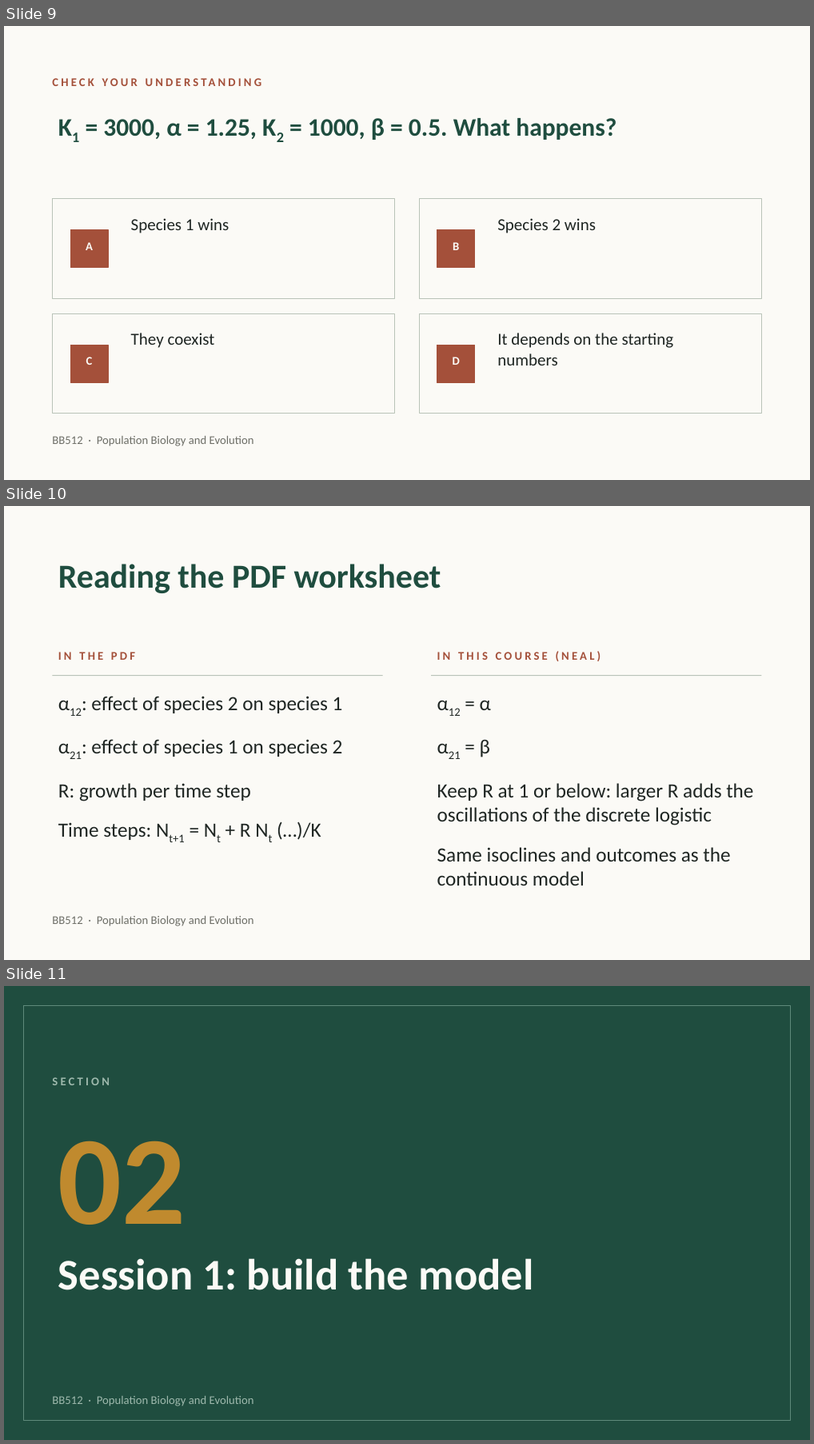
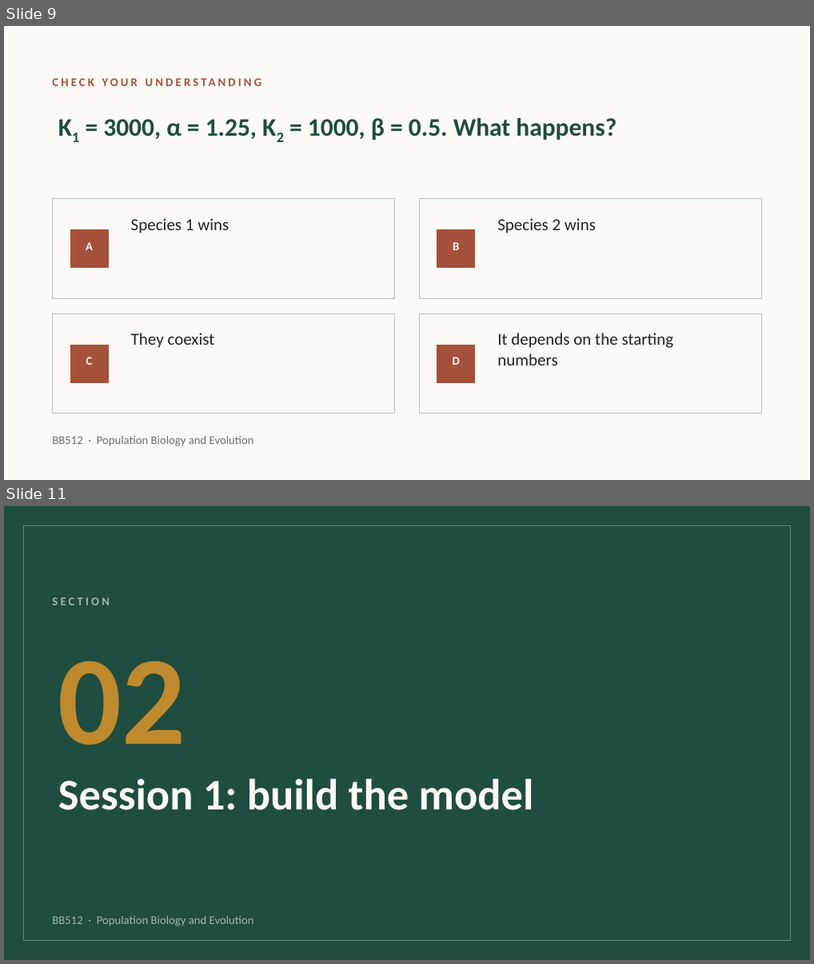
Before and after one commit to jonesor/BB512_Book, a slide deck: lecture_figures/lv_competition/BB512 - Lotka Volterra Competition Practical v2.pptx. Shown one above the other, each under a label of ours: slides 9, 10 and 11 before the commit, slides 9 and 11 after it; the slides between them are not shown. The pictures are 814x1444 and 814x964 pixels, drawn with LibreOffice and Linux fonts; fonts in the diff are those of the drawing. Boxes give left, top, right and bottom in pixels: in the first picture for what was removed or moved away, otherwise in the second. Text is boxed around its words. In the diff, an @@ line names an element or a change of style, - is before the commit and + after.

```diff
--- a/lecture_figures/lv_competition/BB512 - Lotka Volterra Competition Practical v2.pptx
+++ b/lecture_figures/lv_competition/BB512 - Lotka Volterra Competition Practical v2.pptx
@@ slide 10 removed at (x1=4, y1=506, x2=810, y2=960), background #FBFAF6; not listed: 1 template element that a slide beside it also shows @@
@@ title removed at (x1=58, y1=564, x2=442, y2=593) @@
-Reading the PDF worksheet
@@ text removed at (x1=58, y1=652, x2=135, y2=660) @@
-IN THE PDF
@@ text removed at (x1=438, y1=651, x2=602, y2=661) @@
-IN THIS COURSE (NEAL)
@@ line removed from (52, 676) to (383, 676) @@
@@ text removed at (x1=58, y1=696, x2=343, y2=842) @@
-α12: effect of species 2 on species 1
-α21: effect of species 1 on species 2
-R: growth per time step
-Time steps: Nt+1 = Nt + R Nt (…)/K
@@ line removed from (432, 676) to (762, 676) @@
@@ text removed at (x1=438, y1=700, x2=754, y2=885) @@
-α12 = α
-α21 = β
-Keep R at 1 or below: larger R adds the oscillations of the discrete logistic
-Same isoclines and outcomes as the continuous model
```
Also in this commit, not shown: 2 slides changed, 1 slide added, 1 other file.
